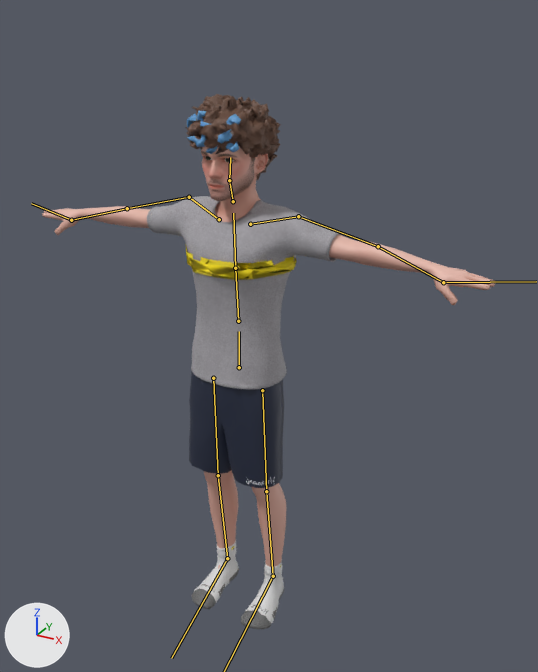
Before and after pictures for a commit that changed the FBX model Assets/GameJam/Characters/Jmancurly/Jmancurly_Game.fbx.
Rendered twice from a 50 mm lens placed at (1.15, -1.855, 2.051), pointed at (0.083, 0.085, 1.082). The lights are fixed; the arrows at lower left show +X, +Y and +Z. The picture after the commit comes second. The bones that bend it are drawn over the model as lines.

The first picture shows 'Jman'.
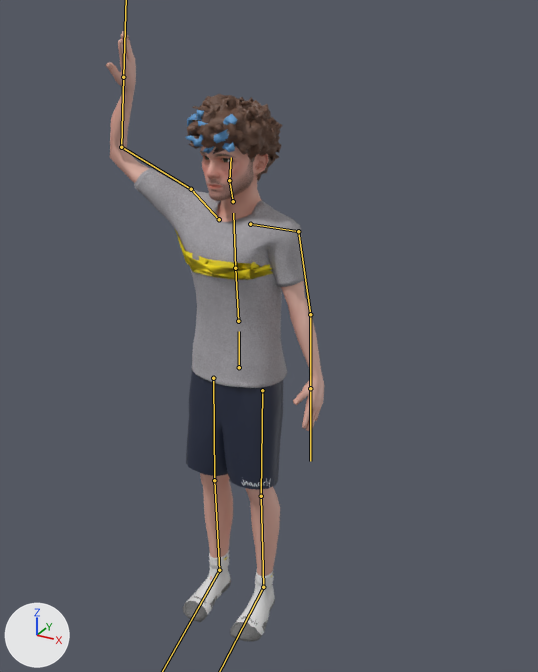
The newer file adds an action. The first version stands in its rest pose; the second is drawn at frame 19 of the action 'Armature|Armature|Armature|Wave'.

Location of each change, [x1, y1, x2, y2] in pixels of the pictures (538 x 672 px):
'Jman', posed (52% narrower, 14% taller): before [42, 94, 496, 629]; after [105, 31, 324, 642]
bone 'Head', root to tip: before (229, 180) to (230, 157); after (229, 180) to (231, 157)
bone 'Shoulder.L', root to tip: before (250, 224) to (298, 216); after (250, 224) to (298, 231)
bone 'UpperArm.L', root to tip: before (298, 216) to (378, 246); after (298, 231) to (310, 314)
bone 'LowerArm.L', root to tip: before (378, 246) to (443, 282); after (310, 314) to (310, 388)
bone 'Hand.L', root to tip: before (443, 282) to (536, 281); after (310, 388) to (310, 461)
bone 'Shoulder.R', root to tip: before (219, 219) to (189, 197); after (219, 219) to (191, 189)
bone 'UpperArm.R', root to tip: before (189, 197) to (127, 208); after (191, 189) to (121, 147)
bone 'LowerArm.R', root to tip: before (127, 208) to (71, 220); after (121, 147) to (123, 77)
bone 'UpperLeg.L', root to tip: before (262, 390) to (266, 491); after (262, 390) to (261, 496)
bone 'UpperLeg.R', root to tip: before (213, 378) to (218, 475); after (213, 378) to (214, 480)

The edits, one by one:
Bone 'Head' (bone_head) turns from (0, 0, 0) to (0, -6, -1) degrees about its own x, y and z.
Bone 'Shoulder.L' (bone_shoulder_l) turns from (0, 0, 0) to (-1, 8, -18) degrees about its own x, y and z.
Bone 'UpperArm.L' (bone_upperarm_l) turns from (0, 0, 0) to (2, 1, -46) degrees about its own x, y and z.
Bone 'LowerArm.L' (bone_lowerarm_l) turns from (0, 0, 0) to (-6, 0, -3) degrees about its own x, y and z.
Bone 'Hand.L' (bone_hand_l) turns from (0, 0, 0) to (28, 5, -19) degrees about its own x, y and z.
Bone 'Shoulder.R' (bone_shoulder_r) turns from (0, 0, 0) to (2, 4, -12) degrees about its own x, y and z.
Bone 'UpperArm.R' (bone_upperarm_r) turns from (0, 0, 0) to (6, 2, -29) degrees about its own x, y and z.
Bone 'LowerArm.R' (bone_lowerarm_r) turns from (0, 0, 0) to (11, 8, -75) degrees about its own x, y and z.
Bone 'Hand.R' (bone_hand_r) turns from (0, 0, 0) to (19, -3, 21) degrees about its own x, y and z.
Bone 'UpperLeg.L' (bone_upperleg_l) turns from (0, 0, 0) to (4, 0, -1) degrees about its own x, y and z.
Bone 'Foot.L' (bone_foot_l) turns from (0, 0, 0) to (-5, 0, 0) degrees about its own x, y and z.
Bone 'UpperLeg.R' (bone_upperleg_r) turns from (0, 0, 0) to (5, 0, 1) degrees about its own x, y and z.
Bone 'Foot.R' (bone_foot_r) turns from (0, 0, 0) to (-5, 0, 0) degrees about its own x, y and z.
